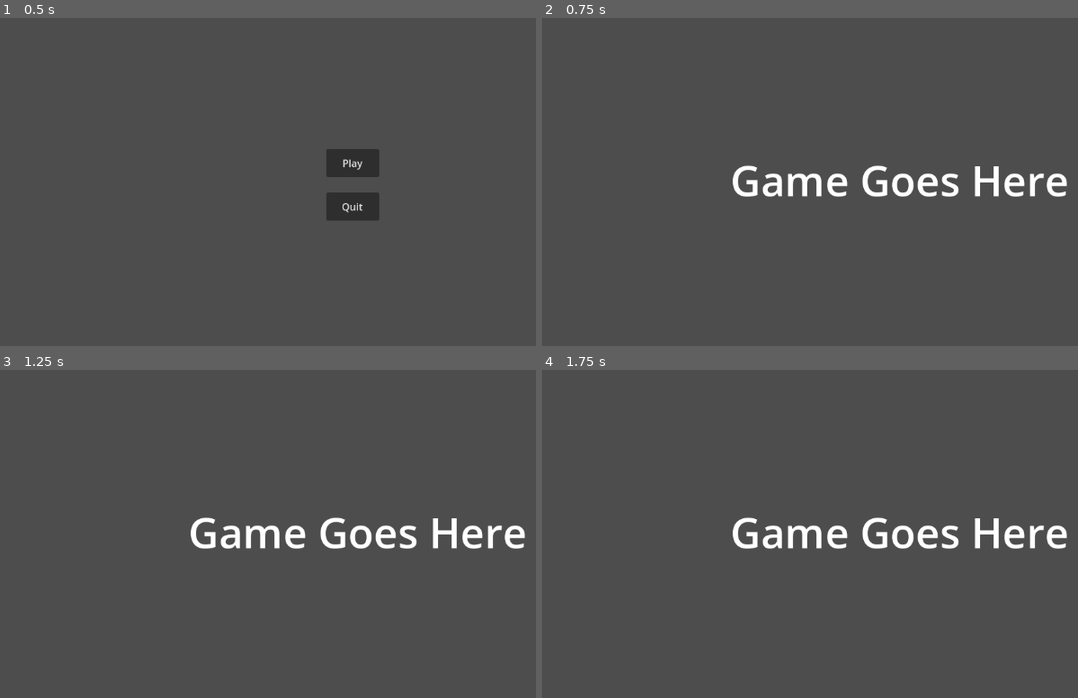
Above: before the commit, frames 1-4 (two rows, left to right).
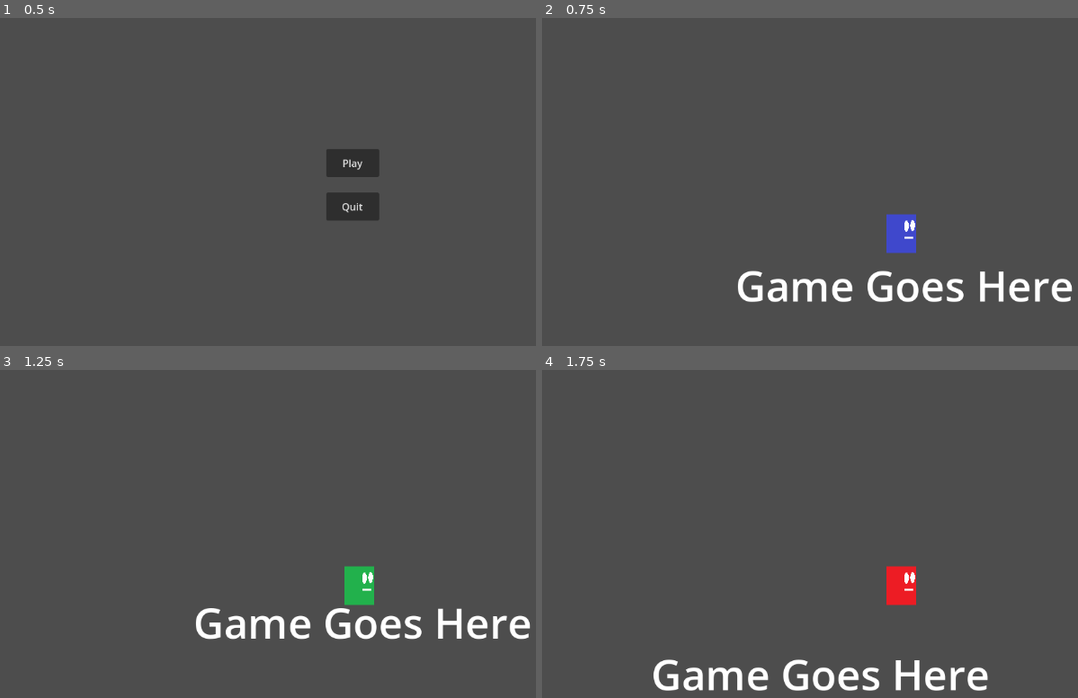
Above: after the commit, the same moments.

Repository: red-star-fighter/Test-Game-Project-2
Game: Godot game, scene res://Main Menu.tscn
The game is run twice, just before and just after one commit, with the same random seed, the same clock (stepped at 60 frames per second) and the same inputs. Before the commit the project starts from res://main_scene.tscn.
Inputs:
- Up to frame 1 (0.5 s): no input
- Up to frame 2 (0.75 s): click "Play" at 0.5 s
- Up to frame 3 (1.25 s): no input
- Up to frame 4 (1.75 s): tap Enter (ui_accept) at 1.25, 1.35, 1.52 s; hold Right (ui_right) from 1.28 s (still down)

Frame 1 is identical in both runs. In frame 2, 5.1% of the frame differs, in the area x 35-99%, y 44-87%; in frame 3, 5.1%; in frame 4, 5.1%.

Commit message:
made the game real
did starter things

Diff:
--- /dev/null
+++ b/BG/BG.tscn
@@ -0,0 +1,7 @@
+[gd_scene format=3 uid="uid://c3blypv3iyo00"]
+
+[node name="ParallaxBackground" type="ParallaxBackground"]
+
+[node name="ParallaxLayer" type="ParallaxLayer" parent="."]
+
+[node name="ParallaxLayer2" type="ParallaxLayer" parent="."]
--- a/Game World.tscn
+++ b/Game World.tscn
@@ -1,11 +1,27 @@
-[gd_scene format=3 uid="uid://bpojgbfgd4vj6"]
+[gd_scene load_steps=3 format=3 uid="uid://bpojgbfgd4vj6"]
+
+[ext_resource type="PackedScene" uid="uid://cdj1dk2txixxl" path="res://Player/Player.tscn" id="1_g200y"]
+
+[sub_resource type="RectangleShape2D" id="RectangleShape2D_p7sp5"]
+size = Vector2(554, 65)
 
 [node name="GameWorld" type="Node2D"]
 
 [node name="Label" type="Label" parent="."]
-offset_left = 302.0
-offset_top = 262.0
-offset_right = 869.0
-offset_bottom = 543.0
+offset_left = 263.0
+offset_top = 265.0
+offset_right = 830.0
+offset_bottom = 546.0
 theme_override_font_sizes/font_size = 67
 text = "Game Goes Here"
+
+[node name="StaticBody2D" type="StaticBody2D" parent="Label"]
+position = Vector2(-114, -117)
+
+[node name="CollisionShape2D" type="CollisionShape2D" parent="Label/StaticBody2D"]
+position = Vector2(384, 167)
+shape = SubResource("RectangleShape2D_p7sp5")
+
+[node name="CharacterBody2D" parent="." instance=ExtResource("1_g200y")]
+position = Vector2(529, 213)
+scale = Vector2(0.2, 0.2)
--- a/main_scene.tscn
+++ b/Main Menu.tscn
@@ -1,9 +1,9 @@
 [gd_scene load_steps=2 format=3 uid="uid://csuso5kfrnxhd"]
 
-[ext_resource type="Script" path="res://main_scene.gd" id="1_v06o6"]
+[ext_resource type="Script" path="res://Main Menu.gd" id="1_fck43"]
 
 [node name="Main Scene" type="Node2D"]
-script = ExtResource("1_v06o6")
+script = ExtResource("1_fck43")
 
 [node name="Button" type="Button" parent="."]
 offset_left = 523.0
--- /dev/null
+++ b/Player/Player.gd
@@ -0,0 +1,44 @@
+extends CharacterBody2D
+
+
+const SPEED = 300.0
+const JUMP_VELOCITY = -400.0
+
+# Get the gravity from the project settings to be synced with RigidBody nodes.
+var gravity = ProjectSettings.get_setting("physics/2d/default_gravity")
+
+@onready var anim = get_node("AnimationPlayer")
+
+func _physics_process(delta):
+	# Add the gravity.
+	if not is_on_floor():
+		velocity.y += gravity * delta
+
+	# Handle jump.
+	if Input.is_action_just_pressed("ui_accept") and is_on_floor():
+		velocity.y = JUMP_VELOCITY
+		anim.play("Jump")
+
+	# Get the input direction and handle the movement/deceleration.
+	# As good practice, you should replace UI actions with custom gameplay actions.
+	var direction = Input.get_axis("ui_left", "ui_right")
+	print(direction)
+	if direction == -1:
+		get_node("AnimatedSprite2D").flip_h = true
+	elif direction == 1:
+		get_node("AnimatedSprite2D").flip_h = false
+
+	if direction:
+		velocity.x = direction * SPEED
+		if velocity.y == 0:
+			anim.play("Run")
+		if velocity.y > 0:
+			anim.play("Fall")
+	else:
+		velocity.x = move_toward(velocity.x, 0, SPEED)
+		if velocity.y == 0:
+			anim.play("Idle")
+		if velocity.y > 0:
+			anim.play("Fall")
+
+	move_and_slide()
--- /dev/null
+++ b/Player/Player.tscn
@@ -0,0 +1,206 @@
+[gd_scene load_steps=17 format=3 uid="uid://cdj1dk2txixxl"]
+
+[ext_resource type="Script" path="res://Player/Player.gd" id="1_yg2wf"]
+[ext_resource type="Texture2D" uid="uid://b1e252ki55kup" path="res://Player/Player sheet 4.png" id="2_2gmu1"]
+[ext_resource type="Texture2D" uid="uid://djule0hnqeyv5" path="res://Player/Player sheet 3.png" id="2_v6jed"]
+[ext_resource type="Texture2D" uid="uid://csq1xbunt017i" path="res://Player/Player sheet 2.png" id="3_mj4rd"]
+[ext_resource type="Texture2D" uid="uid://clrklelx272t8" path="res://Player/Player sheet.png" id="4_qfbag"]
+
+[sub_resource type="RectangleShape2D" id="RectangleShape2D_ugk81"]
+size = Vector2(238, 309)
+
+[sub_resource type="AtlasTexture" id="AtlasTexture_i08b5"]
+atlas = ExtResource("2_2gmu1")
+region = Rect2(238, 0, 238, 309)
+
+[sub_resource type="AtlasTexture" id="AtlasTexture_woc1p"]
+atlas = ExtResource("2_v6jed")
+region = Rect2(238, 0, 238, 309)
+
+[sub_resource type="AtlasTexture" id="AtlasTexture_8o83y"]
+atlas = ExtResource("3_mj4rd")
+region = Rect2(238, 0, 238, 309)
+
+[sub_resource type="AtlasTexture" id="AtlasTexture_uhnik"]
+atlas = ExtResource("4_qfbag")
+region = Rect2(238, 0, 238, 309)
+
+[sub_resource type="SpriteFrames" id="SpriteFrames_5u1l6"]
+animations = [{
+"frames": [{
+"duration": 1.0,
+"texture": SubResource("AtlasTexture_i08b5")
+}],
+"loop": true,
+"name": &"Fall",
+"speed": 5.0
+}, {
+"frames": [{
+"duration": 1.0,
+"texture": SubResource("AtlasTexture_woc1p")
+}],
+"loop": true,
+"name": &"Idle",
+"speed": 5.0
+}, {
+"frames": [{
+"duration": 1.0,
+"texture": SubResource("AtlasTexture_8o83y")
+}],
+"loop": true,
+"name": &"Jump",
+"speed": 5.0
+}, {
+"frames": [{
+"duration": 1.0,
+"texture": SubResource("AtlasTexture_uhnik")
+}],
+"loop": true,
+"name": &"Run",
+"speed": 5.0
+}]
+
+[sub_resource type="Animation" id="Animation_ttp07"]
+resource_name = "Idle"
+length = 0.1
+loop_mode = 1
+tracks/0/type = "value"
+tracks/0/imported = false
+tracks/0/enabled = true
+tracks/0/path = NodePath("AnimatedSprite2D:animation")
+tracks/0/interp = 1
+tracks/0/loop_wrap = true
+tracks/0/keys = {
+"times": PackedFloat32Array(0),
+"transitions": PackedFloat32Array(1),
+"update": 1,
+"values": [&"Idle"]
+}
+tracks/1/type = "value"
+tracks/1/imported = false
+tracks/1/enabled = true
+tracks/1/path = NodePath("AnimatedSprite2D:frame")
+tracks/1/interp = 1
+tracks/1/loop_wrap = true
+tracks/1/keys = {
+"times": PackedFloat32Array(0),
+"transitions": PackedFloat32Array(1),
+"update": 1,
+"values": [0]
+}
+
+[sub_resource type="Animation" id="Animation_464qx"]
+resource_name = "Jump"
+length = 0.1
+loop_mode = 1
+tracks/0/type = "value"
+tracks/0/imported = false
+tracks/0/enabled = true
+tracks/0/path = NodePath("AnimatedSprite2D:animation")
+tracks/0/interp = 1
+tracks/0/loop_wrap = true
+tracks/0/keys = {
+"times": PackedFloat32Array(0),
+"transitions": PackedFloat32Array(1),
+"update": 1,
+"values": [&"Jump"]
+}
+tracks/1/type = "value"
+tracks/1/imported = false
+tracks/1/enabled = true
+tracks/1/path = NodePath("AnimatedSprite2D:frame")
+tracks/1/interp = 1
+tracks/1/loop_wrap = true
+tracks/1/keys = {
+"times": PackedFloat32Array(0),
+"transitions": PackedFloat32Array(1),
+"update": 1,
+"values": [0]
+}
+
+[sub_resource type="Animation" id="Animation_4ebim"]
+resource_name = "Run"
+length = 0.1
+loop_mode = 1
+tracks/0/type = "value"
+tracks/0/imported = false
+tracks/0/enabled = true
+tracks/0/path = NodePath("AnimatedSprite2D:animation")
+tracks/0/interp = 1
+tracks/0/loop_wrap = true
+tracks/0/keys = {
+"times": PackedFloat32Array(0.1),
+"transitions": PackedFloat32Array(1),
+"update": 1,
+"values": [&"Run"]
+}
+tracks/1/type = "value"
+tracks/1/imported = false
+tracks/1/enabled = true
+tracks/1/path = NodePath("AnimatedSprite2D:frame")
+tracks/1/interp = 1
+tracks/1/loop_wrap = true
+tracks/1/keys = {
+"times": PackedFloat32Array(0),
+"transitions": PackedFloat32Array(1),
+"update": 1,
+"values": [0]
+}
+
+[sub_resource type="Animation" id="Animation_r46dd"]
+resource_name = "Fall"
+length = 0.1
+loop_mode = 1
+tracks/0/type = "value"
+tracks/0/imported = false
+tracks/0/enabled = true
+tracks/0/path = NodePath("AnimatedSprite2D:animation")
+tracks/0/interp = 1
+tracks/0/loop_wrap = true
+tracks/0/keys = {
+"times": PackedFloat32Array(0.1),
+"transitions": PackedFloat32Array(1),
+"update": 1,
+"values": [&"Fall"]
+}
+tracks/1/type = "value"
+tracks/1/imported = false
+tracks/1/enabled = true
+tracks/1/path = NodePath("AnimatedSprite2D:frame")
+tracks/1/interp = 1
+tracks/1/loop_wrap = true
+tracks/1/keys = {
+"times": PackedFloat32Array(0),
+"transitions": PackedFloat32Array(1),
+"update": 1,
+"values": [0]
+}
+
+[sub_resource type="AnimationLibrary" id="AnimationLibrary_6q4ge"]
+_data = {
+"Fall": SubResource("Animation_r46dd"),
+"Idle": SubResource("Animation_ttp07"),
+"Jump": SubResource("Animation_464qx"),
+"Run": SubResource("Animation_4ebim")
+}
+
+[node name="CharacterBody2D" type="CharacterBody2D"]
+script = ExtResource("1_yg2wf")
+
+[node name="CollisionShape2D" type="CollisionShape2D" parent="."]
+position = Vector2(0, -0.5)
+shape = SubResource("RectangleShape2D_ugk81")
+
+[node name="AnimatedSprite2D" type="AnimatedSprite2D" parent="."]
+sprite_frames = SubResource("SpriteFrames_5u1l6")
+animation = &"Fall"
+
+[node name="Camera2D" type="Camera2D" parent="."]
+offset = Vector2(0, -70)
+
+[node name="AnimationPlayer" type="AnimationPlayer" parent="."]
+libraries = {
+"": SubResource("AnimationLibrary_6q4ge")
+}
+
+[node name="AnimationTree" type="AnimationTree" parent="."]
--- a/project.godot
+++ b/project.godot
@@ -11,6 +11,10 @@
 [application]
 
 config/name="Test Game Project"
-run/main_scene="res://main_scene.tscn"
+run/main_scene="res://Main Menu.tscn"
 config/features=PackedStringArray("4.2", "Forward Plus")
 config/icon="res://icon.svg"
+
+[rendering]
+
+textures/canvas_textures/default_texture_filter=0
Renamed: main_scene.gd -> Main Menu.gd
Binary file added: Player/Player sheet 2.png
Not shown, added: Player/Player sheet 2.png.import
Binary file added: Player/Player sheet 3.png
Not shown, added: Player/Player sheet 3.png.import
Binary file added: Player/Player sheet 4.png
Not shown, added: Player/Player sheet 4.png.import
Binary file added: Player/Player sheet.png
Not shown, added: Player/Player sheet.png.import
